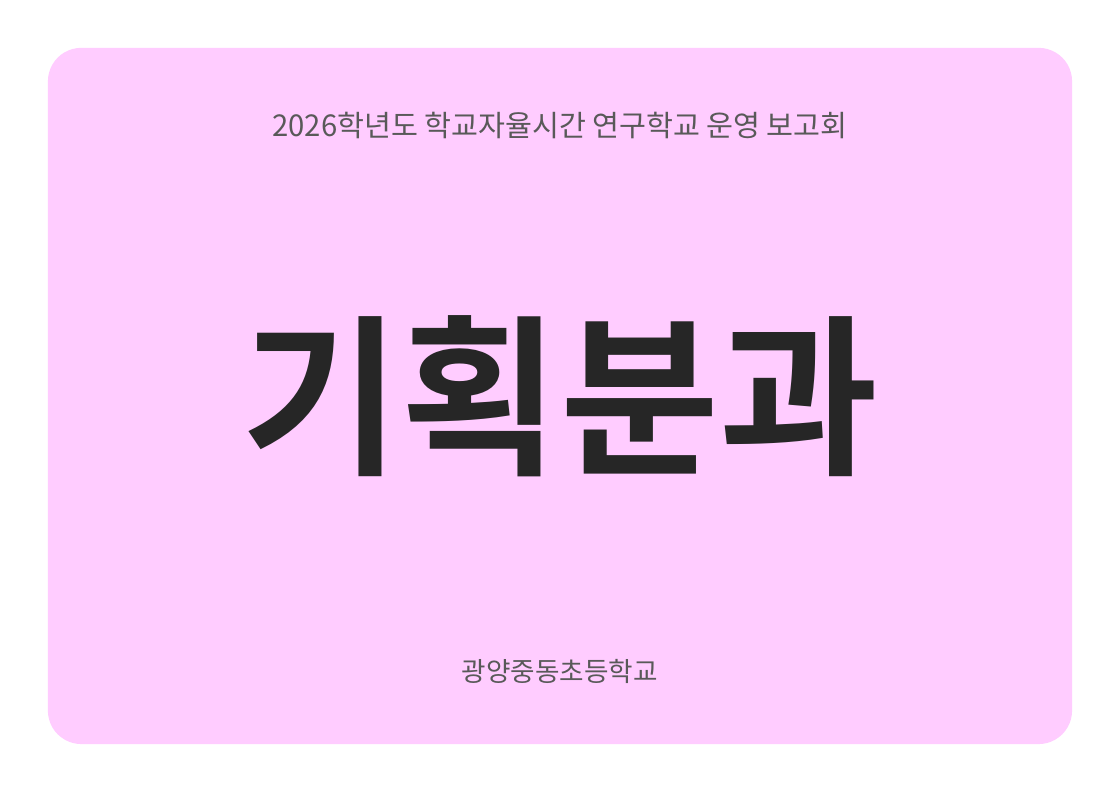
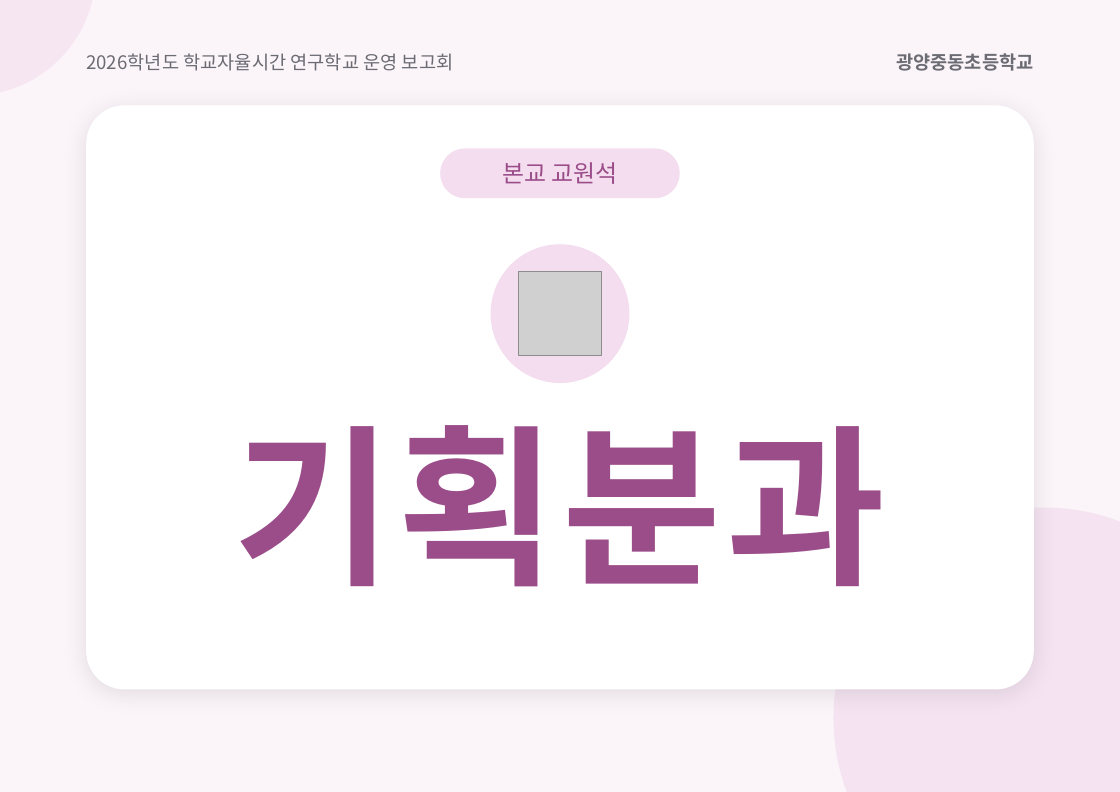
Before and after one commit to persewoss-cell/Explanation-of-the-research-school-report-meeting, a slide deck: slide 1 of 분과 안내판.pptx. Drawn at 1120x792 pixels with LibreOffice and Linux fonts; fonts in the diff are those of the drawing; grey boxes stand for pictures. Boxes give left, top, right and bottom in pixels: in the first picture for what was removed or moved away, otherwise in the second. Text is boxed around its words. In the diff, an @@ line names an element or a change of style, - is before the commit and + after.

```diff
--- a/분과 안내판.pptx
+++ b/분과 안내판.pptx
@@ background #FFFFFF to #FBF4F9 @@
@@ ellipse added at [0, 0, 96, 96], fill #F3DDEE at 60% opacity @@
@@ text "2026학년도 학교자율시간 연구학교 운영 보고회": place and size @@
-text "2026학년도 학교자율시간 연구학교 운영 보고회" at [273, 111, 848, 139]
+text "2026학년도 학교자율시간 연구학교 운영 보고회" at [86, 53, 454, 71]
@@ text "2026학년도 학교자율시간 연구학교 운영 보고회" at [86, 53, 454, 71]: size 22 to 14 pt, text colour #595959 to #6B6B73; alignment centre to left; less space between paragraphs @@
@@ text "광양중동초등학교": place and size @@
-text "광양중동초등학교" at [462, 659, 658, 683]
+text "광양중동초등학교" at [896, 53, 1033, 71]
@@ text "광양중동초등학교" at [896, 53, 1033, 71]: size 20 to 14 pt, text colour #595959 to #6B6B73, bold on; alignment centre to right; less space between paragraphs @@
@@ rounded rectangle: place and size @@
-rounded rectangle at [48, 48, 1072, 744]
+rounded rectangle at [86, 105, 1034, 690]
@@ rounded rectangle at [86, 105, 1034, 690]: fill #FFCCFF to #FFFFFF; shadow on; proportions changed @@
@@ rounded rectangle added at [440, 149, 679, 198], fill #F3DDEE, 18 pt, text #9B4D8A @@
+본교 교원석
@@ ellipse added at [491, 244, 629, 383], fill #F3DDEE @@
@@ picture added at [518, 272, 602, 355] @@
@@ text "기획분과": place and size @@
-text "기획분과" at [242, 315, 879, 477]
+text "기획분과" at [234, 425, 886, 587]
@@ text "기획분과" at [234, 425, 886, 587]: text colour #262626 to #9B4D8A, letter spacing 0 to 4 pt @@
@@ ellipse added at [834, 508, 1120, 792], fill #F3DDEE at 70% opacity @@
```
Also in this commit, not shown: 7 other slides changed.
